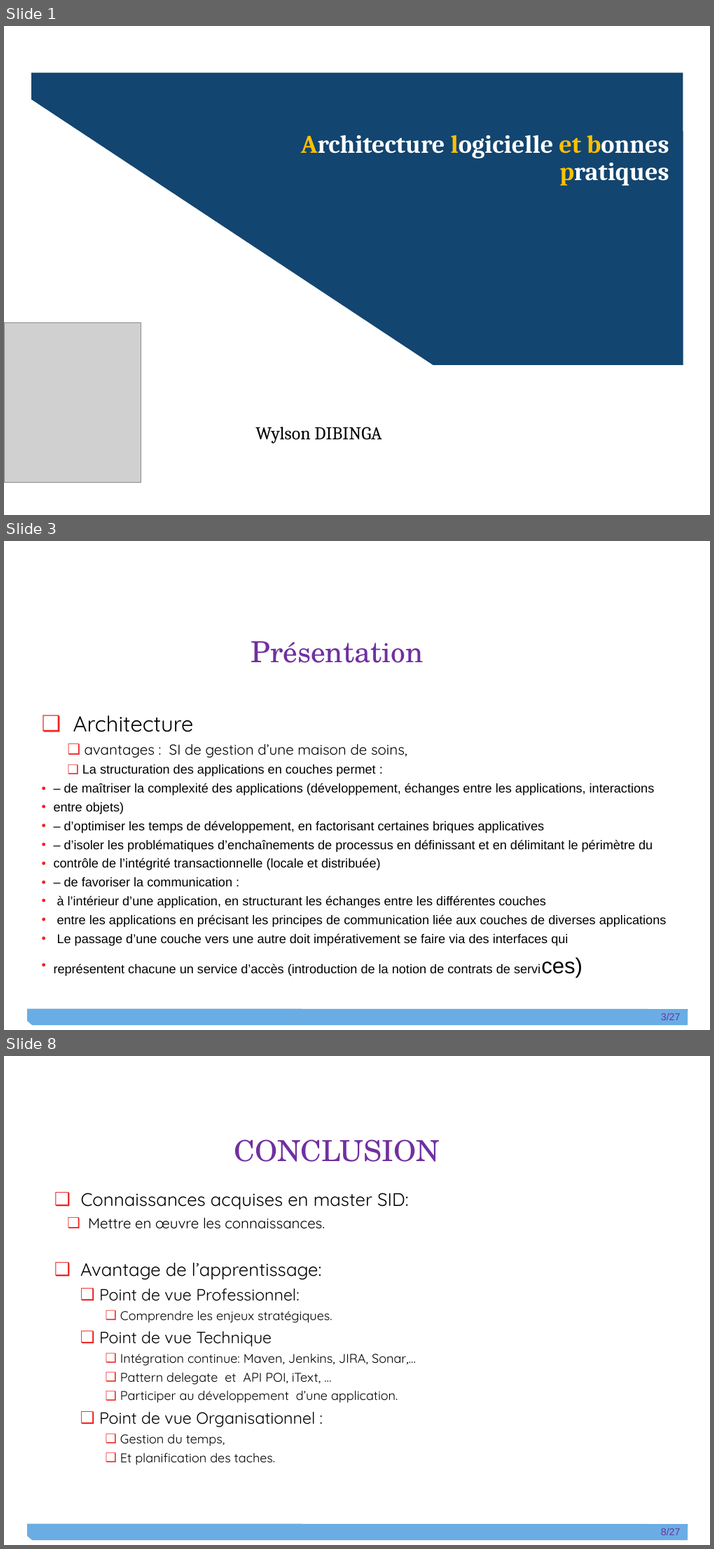
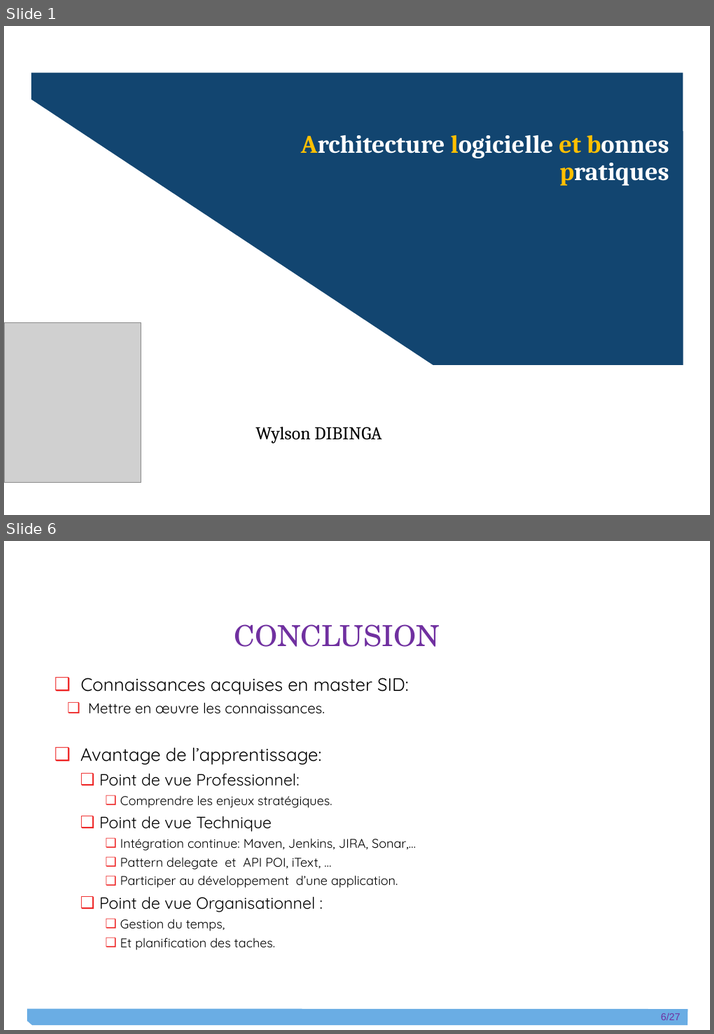
Before and after one commit to git-wylson/kata2, a slide deck: Wylson_Dibinga_Diapo.pptx. Shown one above the other, each under a label of ours: slides 1, 3 and 8 before the commit, slides 1 and 6 after it; the slides between them are not shown. The pictures are 714x1549 and 714x1034 pixels, drawn with LibreOffice and Linux fonts; fonts in the diff are those of the drawing; grey boxes stand for pictures. Boxes give left, top, right and bottom in pixels: in the first picture for what was removed or moved away, otherwise in the second. Text is boxed around its words. In the diff, an @@ line names an element or a change of style, - is before the commit and + after.

```diff
--- a/Wylson_Dibinga_Diapo.pptx
+++ b/Wylson_Dibinga_Diapo.pptx
@@ slide 3 removed at bbox=[4, 541, 710, 1030], background #FFFFFF; not listed: 2 template elements that a slide beside it also shows @@
@@ title removed at bbox=[250, 641, 423, 663] @@
-  Présentation
@@ text removed at bbox=[54, 715, 666, 976] @@
-❑ Architecture
-❑ avantages : SI de gestion d’une maison de soins,
-❑ La structuration des applications en couches permet :
-• – de maîtriser la complexité des applications (développement, échanges entre les applications, interactions
-• entre objets)
-• – d’optimiser les temps de développement, en factorisant certaines briques applicatives
-• – d’isoler les problématiques d’enchaînements de processus en définissant et en délimitant le périmètre du
-• contrôle de l’intégrité transactionnelle (locale et distribuée)
-• – de favoriser la communication :
-• à l’intérieur d’une application, en structurant les échanges entre les différentes couches
-• entre les applications en précisant les principes de communication liée aux couches de diverses applications
-• Le passage d’une couche vers une autre doit impérativement se faire via des interfaces qui
-• représentent chacune un service d’accès (introduction de la notion de contrats de services)
@@ what was slide 8 is now slide 6 @@
```
Also in this commit, not shown: 2 slides changed, 2 slides added, 3 other slides removed.
